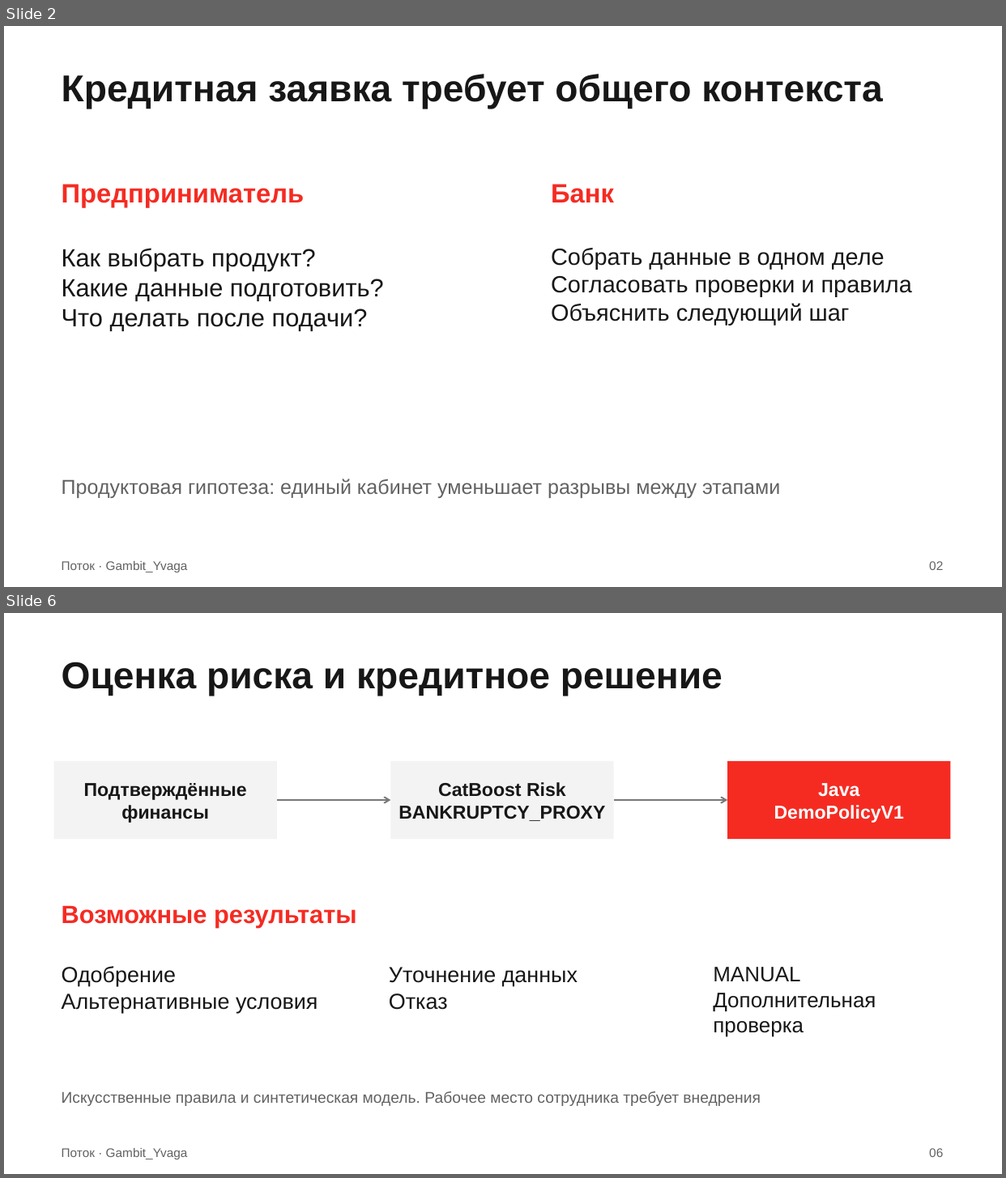
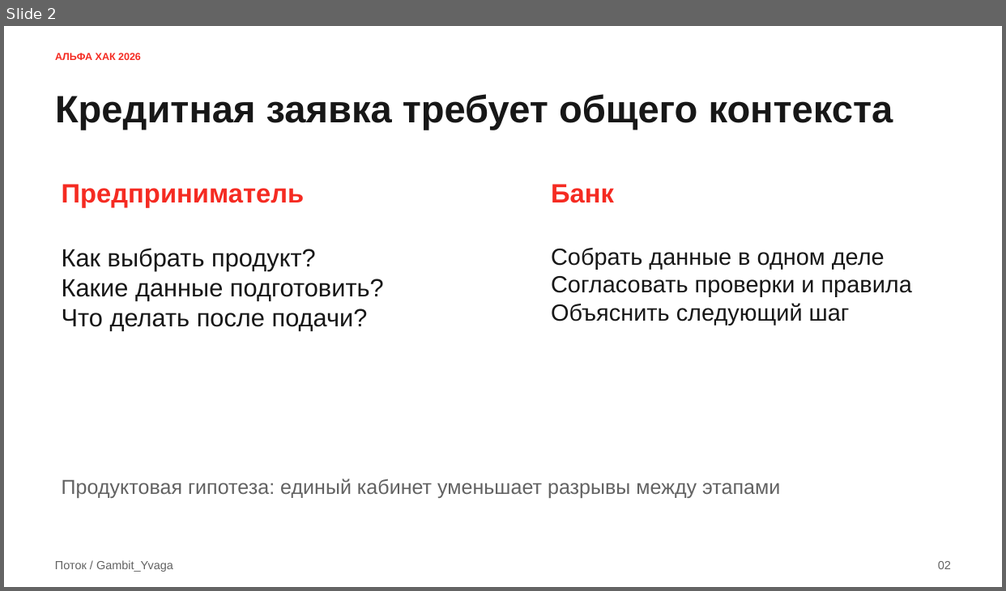
Before and after one commit to Tonitrus1/ALFA-HACK-2026, a slide deck: docs/jury/presentation/potok-gambit-yvaga.pptx. Shown one above the other, each under a label of ours: slides 2 and 6 before the commit, slide 2 after it; the slides between them are not shown. The pictures are 1006x1178 and 1006x591 pixels, drawn with LibreOffice and Linux fonts; fonts in the diff are those of the drawing. Boxes give left, top, right and bottom in pixels: in the first picture for what was removed or moved away, otherwise in the second. Text is boxed around its words. In the diff, an @@ line names an element or a change of style, - is before the commit and + after.

```diff
--- a/docs/jury/presentation/potok-gambit-yvaga.pptx
+++ b/docs/jury/presentation/potok-gambit-yvaga.pptx
@@ slide 6 removed at (4,613,1002,1174), background #FFFFFF @@
@@ text removed at (62,662,722,696) @@
-Оценка риска и кредитное решение
@@ rectangle removed at (54,761,277,839) @@
-Подтверждённые
-финансы
@@ rectangle removed at (391,761,614,839) @@
-CatBoost Risk
-BANKRUPTCY_PROXY
@@ rectangle removed at (728,761,951,839) @@
-Java
-DemoPolicyV1
@@ arrow removed from (277, 800) to (391, 800) @@
@@ arrow removed from (614, 800) to (728, 800) @@
@@ text removed at (62,905,357,928) @@
-Возможные результаты
@@ text removed at (62,966,318,1013) @@
-Одобрение
-Альтернативные условия
@@ text removed at (389,967,577,1010) @@
-Уточнение данных
-Отказ
@@ text removed at (713,967,876,1037) @@
-MANUAL
-Дополнительная проверка
@@ text removed at (62,1092,761,1106) @@
-Искусственные правила и синтетическая модель. Рабочее место сотрудника требует внедрения
@@ text removed at (62,1148,188,1160) @@
-Поток · Gambit_Yvaga
@@ text removed at (929,1148,943,1157) @@
-06
@@ slide 2 changed as well @@
@@ text added at (55,53,141,60), 9.8 pt, text #F52B22, bold @@
+АЛЬФА ХАК 2026
@@ text "Кредитная заявка требует общего контекста": place and size @@
-text "Кредитная заявка требует общего контекста" at (62,74,882,109)
+text "Кредитная заявка требует общего контекста" at (55,94,893,130)
@@ text "Кредитная заявка требует общего контекста" at (55,94,893,130): size 36 to 36.8 pt @@
@@ text "02": place and size @@
-text "02" at (929,561,943,570)
+text "02" at (938,561,951,570)
@@ text "02" at (938,561,951,570): size 12 to 11.2 pt @@
@@ text at (55,561,173,572): text changed; size 12 to 11.2 pt @@
-Поток · Gambit_Yvaga
+Поток / Gambit_Yvaga
```
Also in this commit, not shown: 7 other slides changed, 4 slides added, 3 other slides removed, 25 other files.
